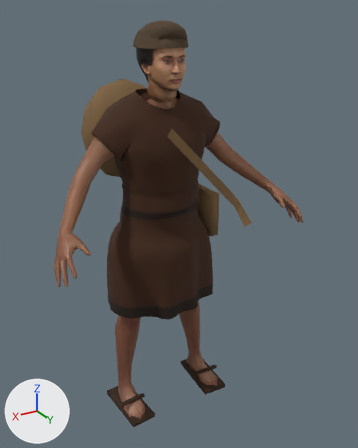
Two versions of the glTF model campaigns/01_pachacutec/assets/models/pch_npc_messenger.glb, one commit apart.
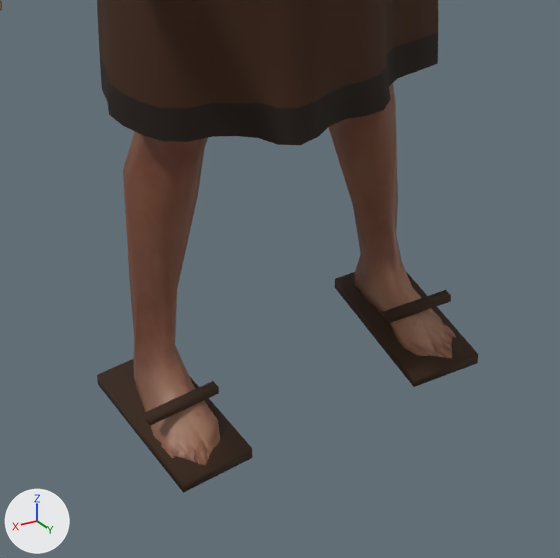
There are two pictures of each version: one whole from a 50 mm lens placed at (0.833, 1.549, 1.511), pointed at (-0.085, 0.019, 0.746), one close up on the part from 21% to 70% of the width and 61% to 100% of the height. The axes (+X, +Y, +Z) are drawn at lower left. The lights are the same throughout. The last two pictures show the newer version. Where no turn or scale is listed for an object, it has been applied to the vertices. Vertices at exactly the same position are counted once.

The first close-up shows 'body', 'clothes'.
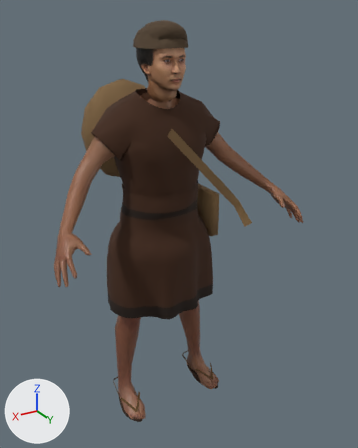
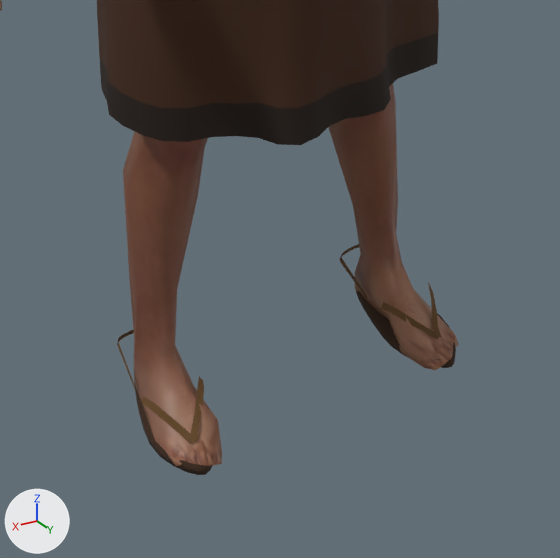
Edits to the bpy script that builds the scene:
```text
Change me_clothes:
    used by ob_clothes; location = (0.0, 0.0, 0.0)
    remove me_clothes.from_pydata(...)  # 1205 vertices, 2168 faces; spans x -0.245..0.245, y -0.38..0.32, z 0.0..1.267
    add me_clothes.from_pydata(...)  # 1361 vertices, 2384 faces; spans x -0.245..0.245, y -0.38..0.32, z 0.001..1.267
    me_clothes part 1: the loose piece of 8 vertices spanning x -0.236..-0.122, y -0.053..0.182, z 0.0..0.016 is rebuilt with 48 vertices and now spans x -0.223..-0.139, y -0.045..0.17, z 0.001..0.014
    me_clothes part 2: the loose piece of 8 vertices spanning x 0.122..0.236, y -0.053..0.182, z 0.0..0.016 is rebuilt with 48 vertices and now spans x 0.139..0.223, y -0.045..0.17, z 0.001..0.014
    me_clothes part 3: a new loose piece of 22 vertices spanning x -0.212..-0.14, y -0.058..0.028, z 0.03..0.059, in mat_pch_cloth
    me_clothes part 4: a new loose piece of 22 vertices spanning x 0.14..0.212, y -0.058..0.028, z 0.03..0.059, in mat_pch_cloth
    me_clothes part 5
    8 vertices are removed from x -0.23..-0.129, y 0.086..0.106, z 0.048..0.058
    12 faces are deleted
    24 vertices are added at x -0.222..-0.137, y 0.064..0.142, z 0.027..0.058
    20 new faces join them
    me_clothes part 6
    8 vertices are removed from x 0.129..0.23, y 0.086..0.106, z 0.048..0.058
    12 faces are deleted
    24 vertices are added at x 0.137..0.222, y 0.064..0.142, z 0.027..0.058
    20 new faces join them
    other edits to the shape of me_clothes do not show in these pictures
```

Boxes (x1, y1, x2, y2) around the edits, measured in the close-ups (560 x 558 px):
'clothes', reshaped: before (97, 0, 478, 493); after (97, 0, 456, 475)
part 1 of me_clothes, rebuilt: before (335, 272, 478, 387); after (356, 291, 456, 368)
part 2 of me_clothes, rebuilt: before (97, 359, 252, 493); after (134, 381, 213, 475)
part 3 of me_clothes, added: after (340, 244, 367, 299)
part 4 of me_clothes, added: after (117, 330, 135, 389)
part 5 of me_clothes, cut back: before (383, 290, 451, 323); after (381, 282, 441, 339)
part 6 of me_clothes, reshaped: before (144, 381, 219, 426); after (141, 377, 204, 444)
